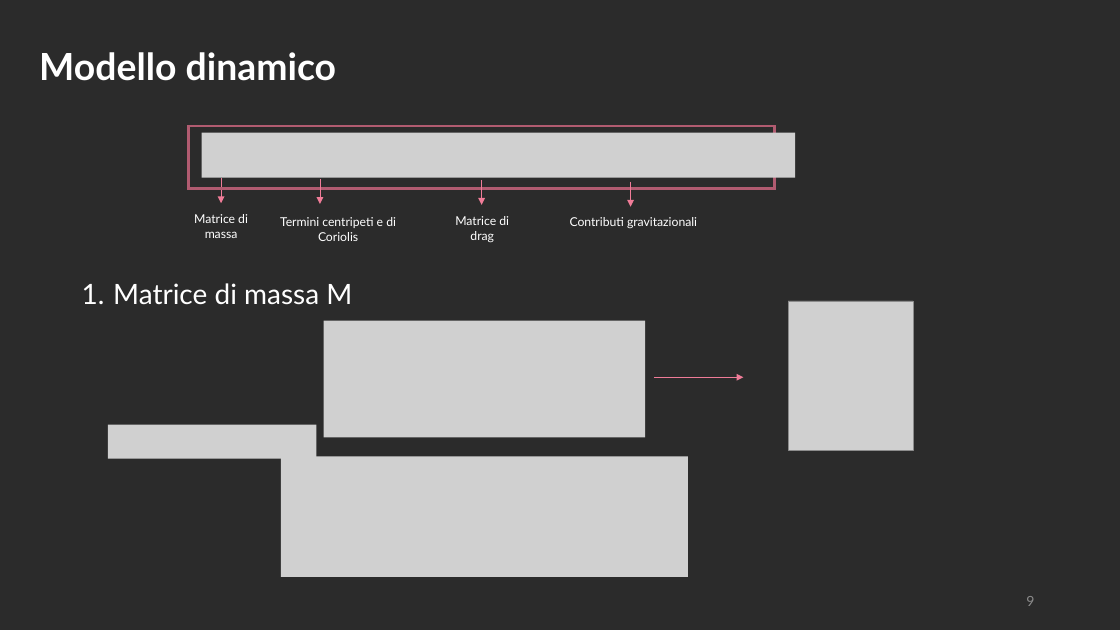
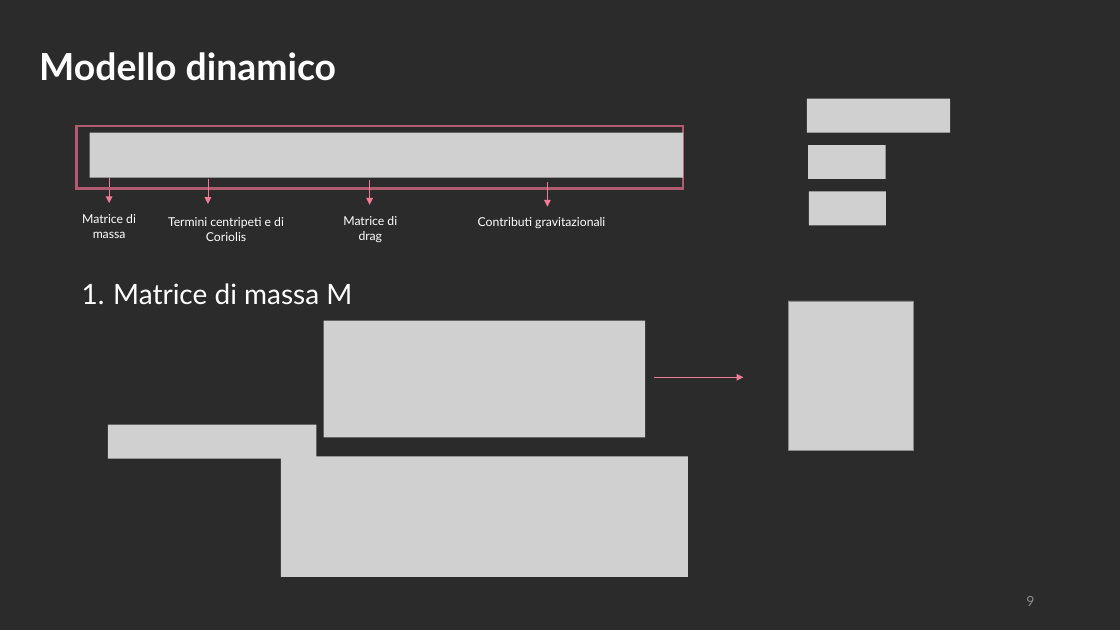
Before and after one commit to polifab/Subacquei_modello, a slide deck: slide 9 of presentazione.pptx. Drawn at 1120x630 pixels with LibreOffice and Linux fonts; fonts in the diff are those of the drawing; grey boxes stand for pictures; background and template pictures are left out; a plain dark background stands for a picture behind light text. Boxes give left, top, right and bottom in pixels: in the first picture for what was removed or moved away, otherwise in the second. Text is boxed around its words. In the diff, an @@ line names an element or a change of style, - is before the commit and + after.

```diff
--- a/presentazione.pptx
+++ b/presentazione.pptx
@@ picture added at (807,98,951,132) @@
@@ rectangle: place and size @@
-rectangle at (188,126,775,188)
+rectangle at (76,126,683,188)
@@ 3 texts, 3 arrows, 1 picture: place and size @@
-3 texts, 3 arrows, 1 picture at (194,133,796,243)
+3 texts, 3 arrows, 1 picture at (82,133,684,243)
@@ picture added at (808,145,886,179) @@
@@ arrow moved from (631, 181) - (631, 207) to (548, 181) - (548, 207) @@
@@ picture added at (809,192,886,225) @@
@@ text "Contributi gravitazionali": place and size @@
-text "Contributi gravitazionali" at (570,217,697,228)
+text "Contributi gravitazionali" at (478,217,605,228)
```
Also in this commit, not shown: 13 other slides changed, 1 other file.
